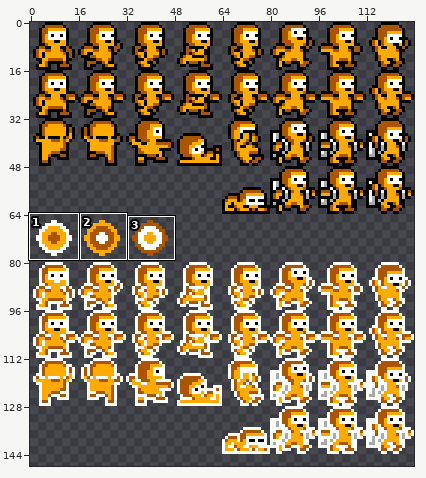
Edited in one commit: sprite sheet (assets/bitmaps/figure.png). Above: a wide view before the commit, with the close-up outlined.
Close-up. Before:
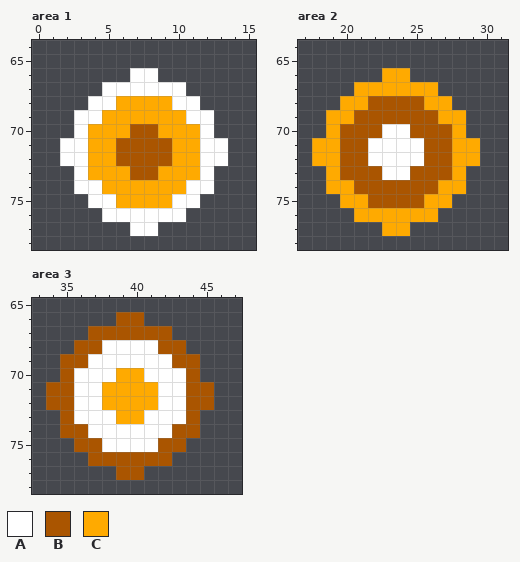
The file is 128x160 pixels. Shown: area 1: x 0..15, y 64..78; area 2: x 17..31, y 64..78; area 3: x 33..47, y 65..78. The wide view leaves out empty margins. The commit also changed other parts of the picture, which this record leaves out.
Palette (. is transparent): A #ffffff  B #aa5500  C #ffaa00
Pixels before, area 1, first column x 2:
66 .....AA.....
67 ...AAAAAA...
68 ..AACCCCAA..
69 .AACCCCCCAA.
70 .ACCCBBCCCA.
71 AACCBBBBCCAA
72 AACCBBBBCCAA
73 .ACCCBBCCCA.
74 .AACCCCCCAA.
75 ..AACCCCAA..
76 ...AAAAAA...
77 .....AA.....
Pixels before, area 2, first column x 18:
66 .....CC.....
67 ...CCCCCC...
68 ..CCBBBBCC..
69 .CCBBBBBBCC.
70 .CBBBAABBBC.
71 CCBBAAAABBCC
72 CCBBAAAABBCC
73 .CBBBAABBBC.
74 .CCBBBBBBCC.
75 ..CCBBBBCC..
76 ...CCCCCC...
77 .....CC.....
Pixels before, area 3, first column x 34:
66 .....BB.....
67 ...BBBBBB...
68 ..BBAAAABB..
69 .BBAAAAAABB.
70 .BAAACCAAAB.
71 BBAACCCCAABB
72 BBAACCCCAABB
73 .BAAACCAAAB.
74 .BBAAAAAABB.
75 ..BBAAAABB..
76 ...BBBBBB...
77 .....BB.....
New version:
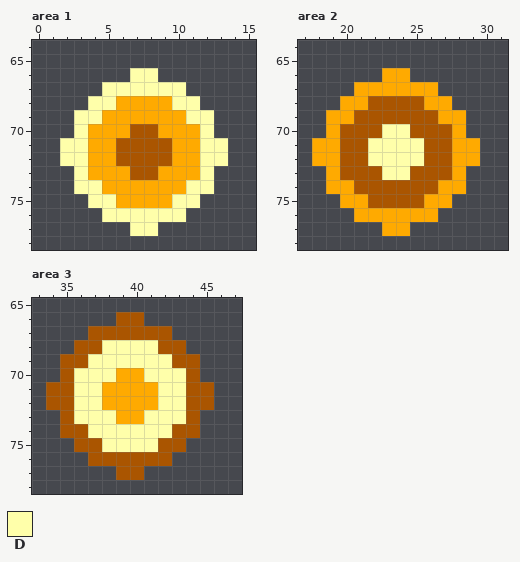
Colours new in this view: D #ffffaa
Edits made:
Area 1:
y 66: x 7..8 AA -> DD
y 67: x 5..10 AAAAAA -> DDDDDD
y 68: x 4..5 AA -> DD; x 10..11 AA -> DD
y 69: x 3..4 AA -> DD; x 11..12 AA -> DD
y 70: x 3 A -> D; x 12 A -> D
y 71..72: x 2..3 AA -> DD; x 12..13 AA -> DD
y 73: x 3 A -> D; x 12 A -> D
y 74: x 3..4 AA -> DD; x 11..12 AA -> DD
y 75: x 4..5 AA -> DD; x 10..11 AA -> DD
y 76: x 5..10 AAAAAA -> DDDDDD
y 77: x 7..8 AA -> DD
Area 2:
y 70: x 23..24 AA -> DD
y 71..72: x 22..25 AAAA -> DDDD
y 73: x 23..24 AA -> DD
Area 3:
y 68: x 38..41 AAAA -> DDDD
y 69: x 37..42 AAAAAA -> DDDDDD
y 70: x 36..38 AAA -> DDD; x 41..43 AAA -> DDD
y 71..72: x 36..37 AA -> DD; x 42..43 AA -> DD
y 73: x 36..38 AAA -> DDD; x 41..43 AAA -> DDD
y 74: x 37..42 AAAAAA -> DDDDDD
y 75: x 38..41 AAAA -> DDDD
Changed places in both close-ups, as pixel boxes (x1, y1, x2, y2):
changed: (60, 68, 228, 236)
changed: (368, 124, 424, 180)
changed: (74, 340, 186, 452)
